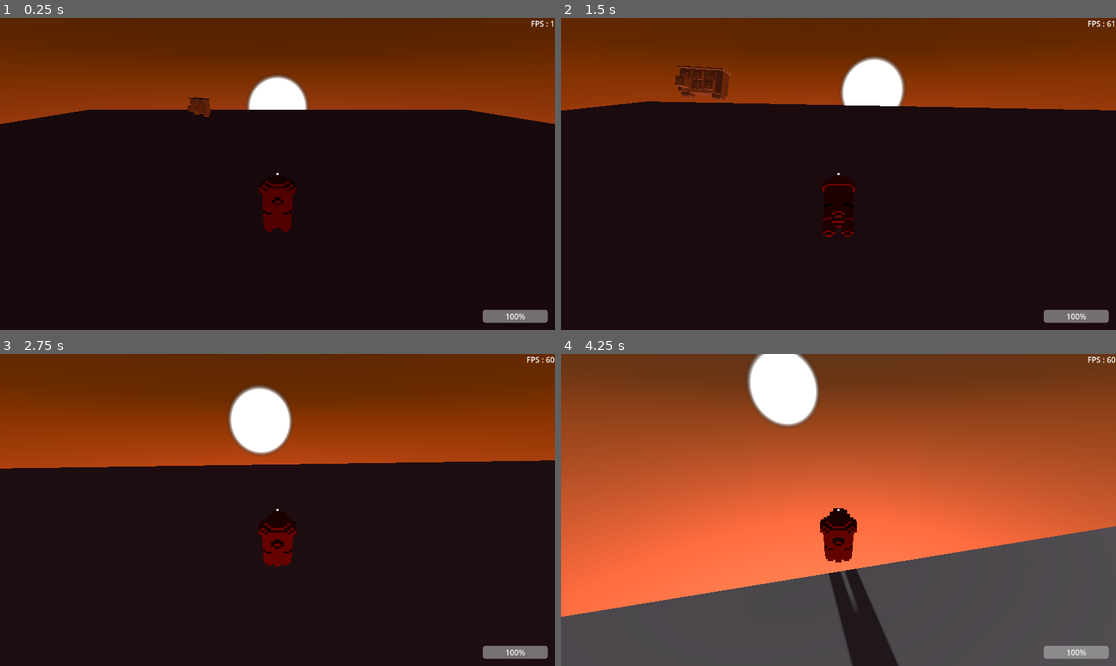
Above: before the commit, frames 1-4 (two rows, left to right).
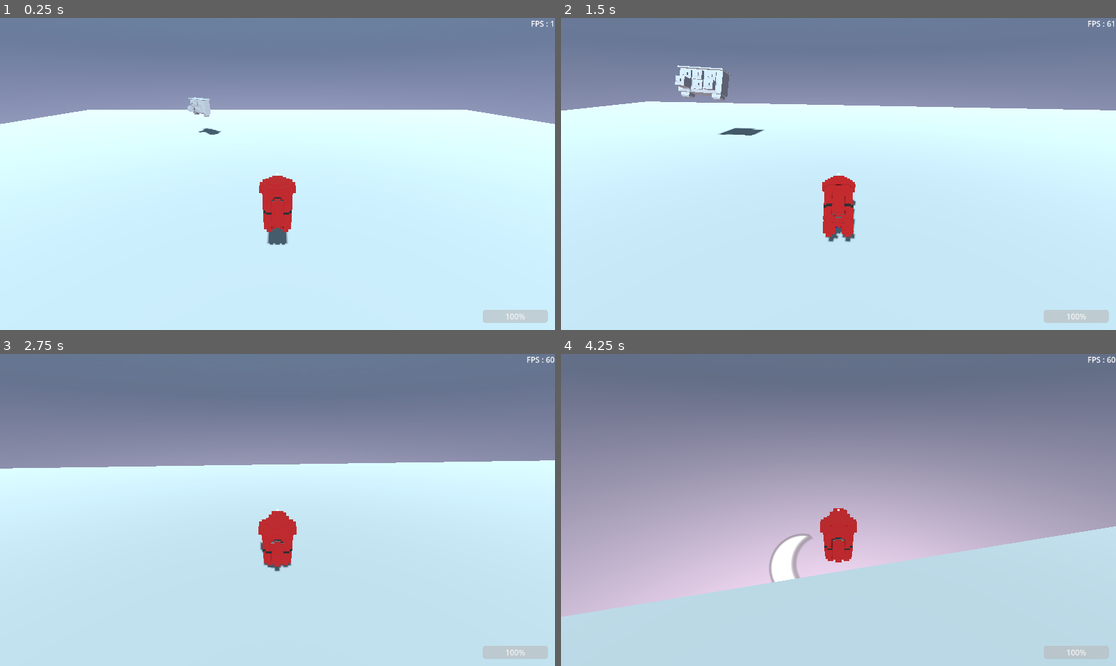
Above: after the commit, the same moments.

Repository: Notre-Github/damogus-the-great-return
Game: Godot game, scene res://Scenes/main.tscn
Two runs of this game, one before a commit and one after it. Both use one fixed random seed, a clock stepped at 60 frames per second and the inputs below.
Inputs (mouse positions are in pixels of both pictures, inside the frame that each line leads up to):
- Up to frame 1 (0.25 s): no input
- Up to frame 2 (1.5 s): move the mouse to (866, 174) at 0.52 s; hold W (move_forward) from 0.53 s (still down); tap Ctrl (roll) at 0.6, 1.35 s; tap Space (jump) at 0.77 s; move the mouse to (810, 174) at 1.27 s
- Up to frame 3 (2.75 s): keep holding W (move_forward); tap Space (jump) at 1.52 s; move the mouse to (288, 503) at 2.02 s; tap Ctrl (roll) at 2.1 s
- Up to frame 4 (4.25 s): keep holding W (move_forward); move the mouse to (832, 516) at 2.77 s; tap Ctrl (roll) at 2.85, 3.6 s; tap Space (jump) at 3.02, 3.77 s; move the mouse to (877, 513) at 3.52 s

The runs differ from the first frame. In frame 1, 100% of the frame differs, in the area x 0-100%, y 0-100%; in frame 2, 100%; in frame 3, 100%; in frame 4, 100%.

Commit message:
sky vaporwave fixed

Diff:
--- a/Scenes/Player.tscn
+++ b/Scenes/Player.tscn
@@ -114,6 +114,7 @@
 
 [node name="FireParticles" type="GPUParticles3D" parent="PlayerMesh"]
 transform = Transform3D(1, 0, 0, 0, 1, 0, 0, 0, 1, 0, -0.485464, 0.482185)
+emitting = false
 amount = 100
 lifetime = 0.6
 visibility_aabb = AABB(-4, -3.15344, -4, 8, 8, 8)
--- a/Scenes/main.tscn
+++ b/Scenes/main.tscn
@@ -66,15 +66,15 @@
 
 [sub_resource type="ShaderMaterial" id="ShaderMaterial_4x134"]
 shader = ExtResource("1_ec7k2")
-shader_parameter/day_bottom_color = Color(0.541176, 0.690196, 1, 1)
-shader_parameter/day_top_color = Color(0.301961, 0.917647, 1, 1)
-shader_parameter/sunset_bottom_color = Color(0.45098, 0.180392, 0, 1)
+shader_parameter/day_bottom_color = Color(0.458824, 0.545098, 0.729412, 1)
+shader_parameter/day_top_color = Color(0.521569, 0.764706, 0.839216, 1)
+shader_parameter/sunset_bottom_color = Color(0.258824, 0.180392, 0.12549, 1)
 shader_parameter/sunset_top_color = Color(0.105882, 0.105882, 0.176471, 1)
 shader_parameter/night_bottom_color = Color(0, 0, 0, 1)
 shader_parameter/night_top_color = Color(0, 0, 0, 1)
-shader_parameter/horizon_color_day = Color(0.0352941, 0.701961, 0, 1)
-shader_parameter/horizon_color_sunset = Color(1, 0.321569, 0.321569, 1)
-shader_parameter/horizon_color_night = Color(0.172549, 0.160784, 0.34902, 1)
+shader_parameter/horizon_color_day = Color(0.701961, 0.701961, 0.701961, 1)
+shader_parameter/horizon_color_sunset = Color(0.619608, 0.172549, 0.172549, 1)
+shader_parameter/horizon_color_night = Color(0.211765, 0.2, 0.341176, 1)
 shader_parameter/horizon_falloff = 0.9
 shader_parameter/sun_col = Color(1, 1, 1, 1)
 shader_parameter/sun_size = 0.15
@@ -83,7 +83,7 @@
 shader_parameter/moon_size = 0.15
 shader_parameter/moon_crescent_offset = -0.097
 shader_parameter/clouds_main_color = Color(1, 1, 1, 1)
-shader_parameter/clouds_edge_color = Color(0, 0.623529, 1, 1)
+shader_parameter/clouds_edge_color = Color(0.392157, 0.643137, 0.8, 1)
 shader_parameter/clouds_speed = 0.07
 shader_parameter/clouds_scale = 0.15
 shader_parameter/clouds_cutoff = 0.03
@@ -141,7 +141,7 @@
 texture = SubResource("GradientTexture2D_e4phb")
 
 [node name="Light" type="DirectionalLight3D" parent="."]
-transform = Transform3D(1, 0, 0, 0, -0.99051, -0.137444, 0, 0.137444, -0.99051, 0, 14.8447, 0)
+transform = Transform3D(1, 0, 0, 0, 0.603208, 0.797584, 0, -0.797584, 0.603208, 0, 14.8447, 0)
 light_color = Color(0.929412, 1, 1, 1)
 light_energy = 1.121
 shadow_enabled = true
